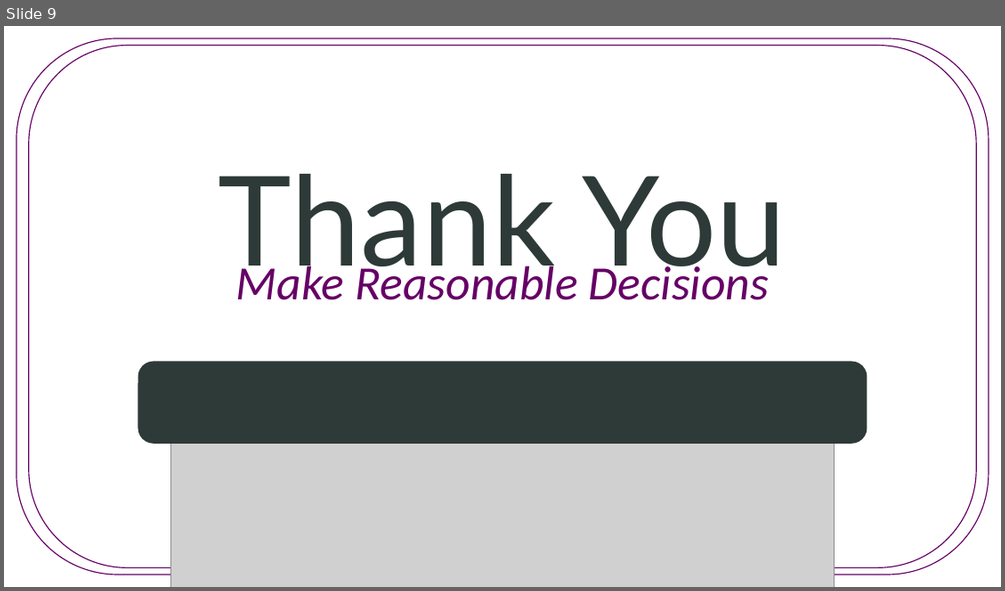
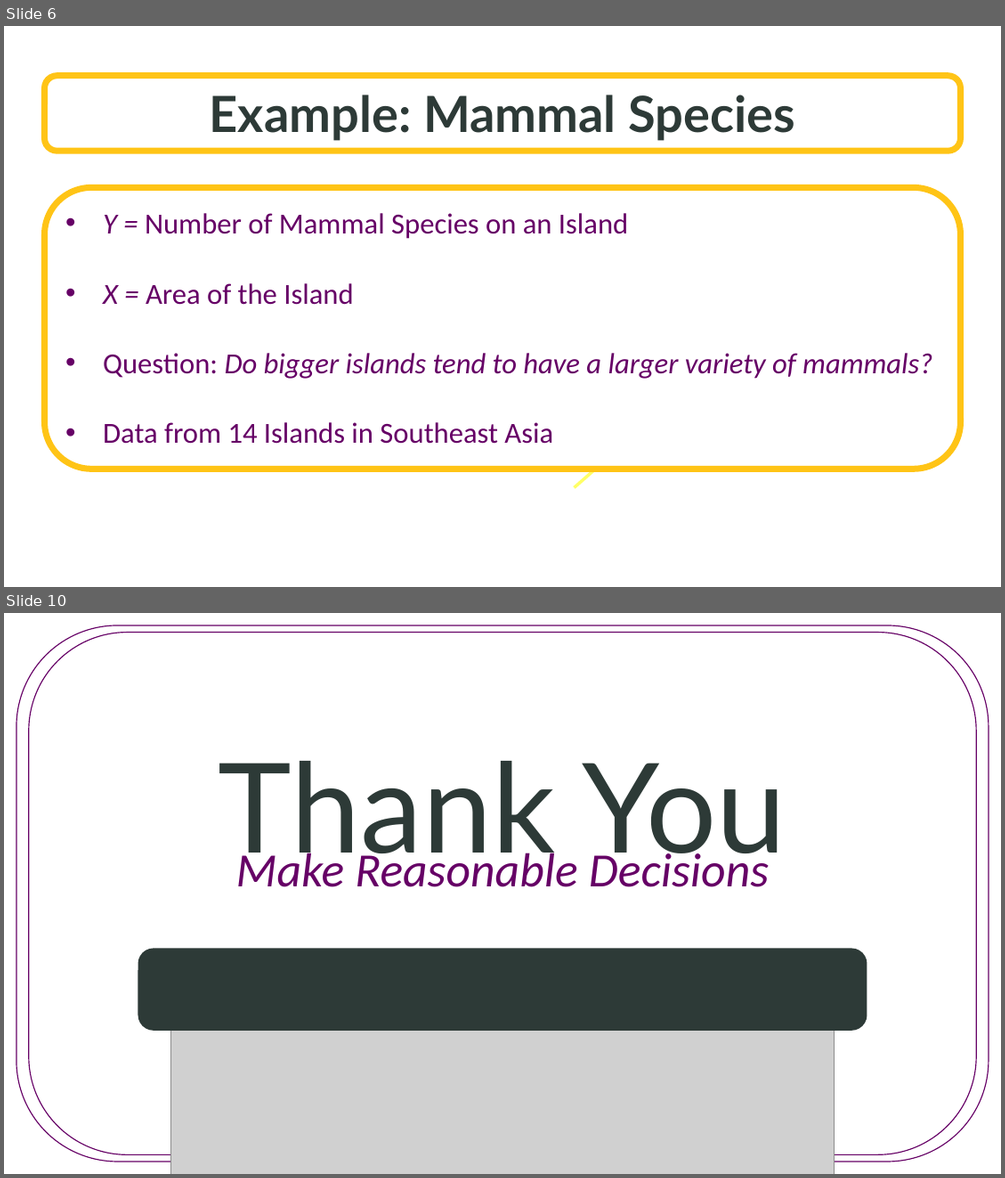
Before and after one commit to SuperMarioGiacomazzo/STOR455_WEBSITE, a slide deck: Lectures/7 - Outliers and Influential Points.pptx. Shown one above the other, each under a label of ours: slide 9 before the commit, slides 6 and 10 after it; the slides between them are not shown. The pictures are 1005x591 and 1005x1178 pixels, drawn with LibreOffice and Linux fonts; fonts in the diff are those of the drawing; grey boxes stand for pictures; background and template pictures are left out. Boxes give left, top, right and bottom in pixels: in the first picture for what was removed or moved away, otherwise in the second. Text is boxed around its words. In the diff, an @@ line names an element or a change of style, - is before the commit and + after.

```diff
--- a/Lectures/7 - Outliers and Influential Points.pptx
+++ b/Lectures/7 - Outliers and Influential Points.pptx
@@ slide 6 added at [4,26,1001,587], background picture (left out) @@
@@ rounded rectangle added at [44,75,961,151], fill #FFFFFF at 70% opacity, outline #FFC416 6 pt, 48 pt, text #2D3A37, bold @@
+Example: Mammal Species
@@ rounded rectangle added at [44,187,961,468], fill #FFFFFF, outline #FFC416 6 pt, 28 pt, text #660066 @@
+• Y = Number of Mammal Species on an Island
+• X = Area of the Island
+• Question: Do bigger islands tend to have a larger variety of mammals?
+• Data from 14 Islands in Southeast Asia
@@ arrow added from (574, 487) to (624, 444), #FFFF66 3 pt @@
@@ what was slide 9 is now slide 10 @@
```
Also in this commit, not shown: 2 slides changed, 6 other slides added, 6 slides removed, 18 other files.
